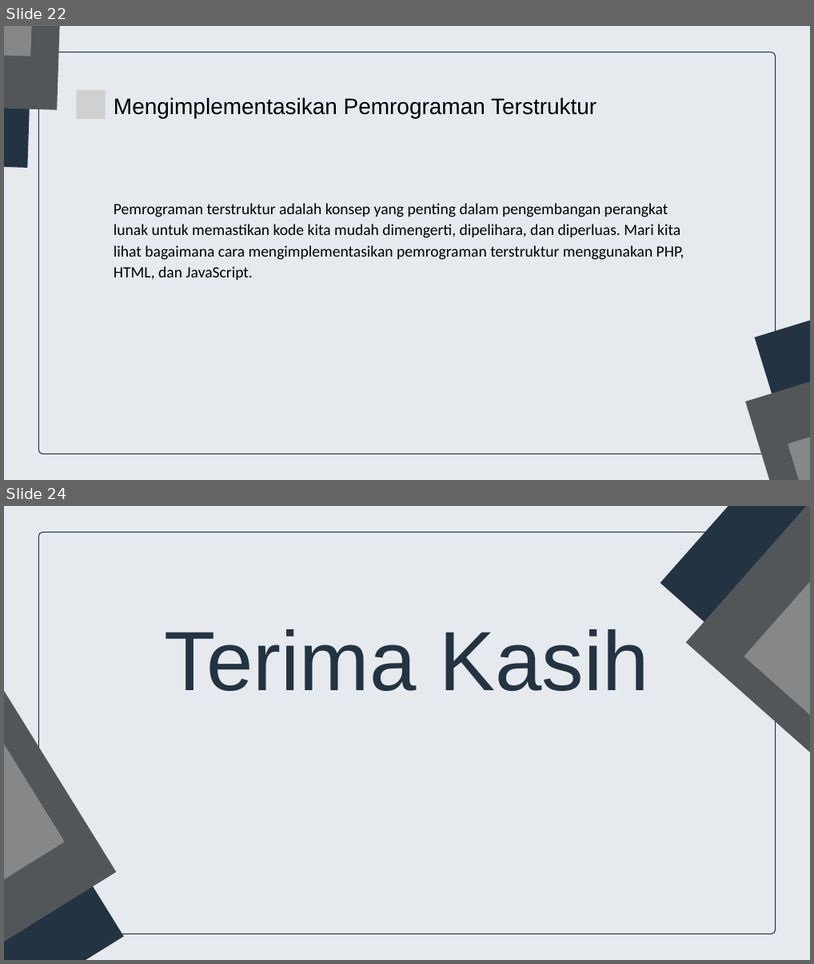
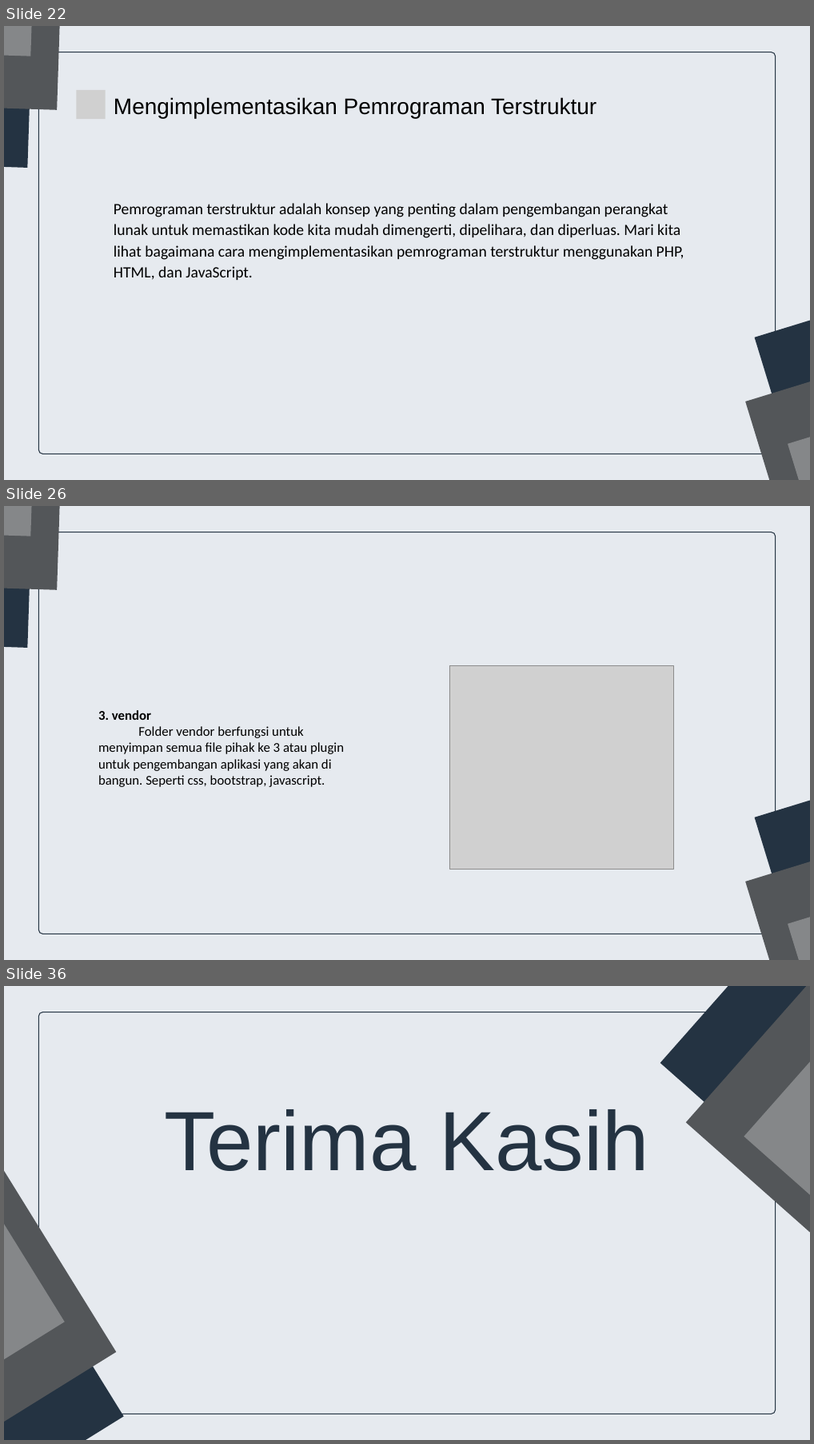
Before and after one commit to gemafajar09/bnsp-junior-web, a slide deck: junior-web-dev.pptx. Shown one above the other, each under a label of ours: slides 22 and 24 before the commit, slides 22, 26 and 36 after it; the slides between them are not shown. The pictures are 814x964 and 814x1444 pixels, drawn with LibreOffice and Linux fonts; fonts in the diff are those of the drawing; grey boxes stand for pictures. Boxes give left, top, right and bottom in pixels: in the first picture for what was removed or moved away, otherwise in the second. Text is boxed around its words. In the diff, an @@ line names an element or a change of style, - is before the commit and + after.

```diff
--- a/junior-web-dev.pptx
+++ b/junior-web-dev.pptx
@@ slide 26 added at (4,506,810,960), background #E6EAEF @@
@@ freeform shape added at (4,506,36,648), fill #243342 @@
@@ freeform shape added at (4,506,65,590), fill #535659 @@
@@ freeform shape added at (4,506,39,536), fill #858789 @@
@@ freeform shape added at (38,532,776,933), fill #E6EAEF, outline #243342 1.5 pt @@
@@ picture added at (450,666,674,869) @@
@@ text added at (98,710,344,787), 24 pt, text #000000 @@
+3. vendor
+Folder vendor berfungsi untuk menyimpan semua file pihak ke 3 atau plugin untuk pengembangan aplikasi yang akan di bangun. Seperti css, bootstrap, javascript.
@@ freeform shape added at (754,744,810,960), fill #243342 @@
@@ freeform shape added at (746,809,810,960), fill #535659 @@
@@ freeform shape added at (788,852,810,960), fill #858789 @@
@@ what was slide 24 is now slide 36 @@
```
Also in this commit, not shown: 1 slide changed, 11 other slides added, 4 other files.
